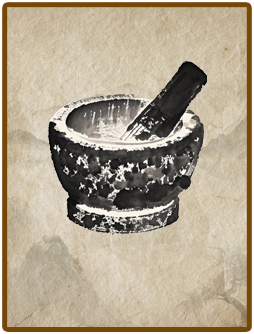
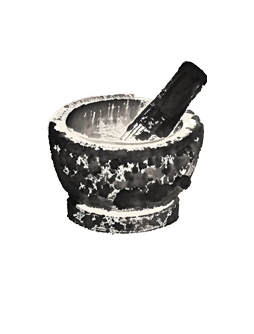
Layer changes from the first 254×334 image to the second:
hid "图层 2" over 7, 7, 247, 327
